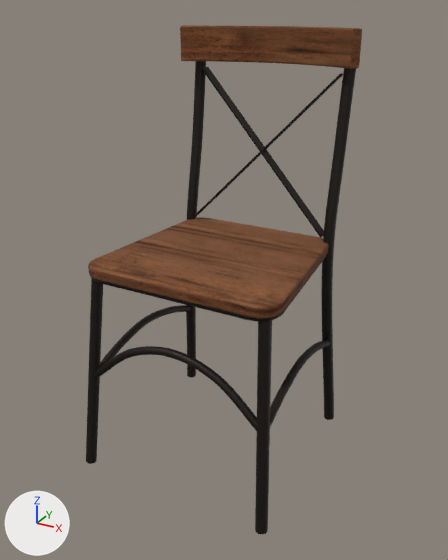
The glTF model models/chair-bistrot.glb, before and after one commit.
One viewpoint serves both versions: a 50 mm lens placed at (0.604, -1.091, 0.957), pointed at (0.012, -0.014, 0.419). Every picture has the same lights, and +X, +Y and +Z are marked at lower left. The picture after the commit comes second. Where no turn or scale is listed for an object, it has been applied to the vertices. Vertices at exactly the same position are counted once.
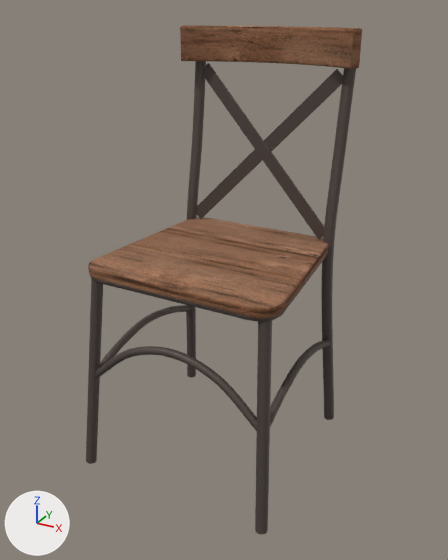
Changed parts and their boxes [x1, y1, x2, y2] in the pictures (448 x 560 px; the box of a moved part takes in the faces that stretch with it):
'Mesh_0', surface changed (lighter)
    both: [88, 25, 362, 319]
'Mesh_1', recoloured, reshaped
    both: [86, 61, 356, 534]
part 2 of me_mesh_1, moved or reshaped
    before: [195, 74, 340, 215]
    after: [196, 69, 337, 207]
part 3 of me_mesh_1, moved or reshaped
    before: [196, 74, 342, 216]
    after: [196, 69, 343, 219]
part 4 of me_mesh_1, moved or reshaped (mostly hidden afterwards)
    before: [198, 74, 343, 215]
    after: [220, 71, 340, 201]
part 5 of me_mesh_1, moved or reshaped
    before: [202, 67, 314, 228]
    after: [203, 63, 315, 234]
part 6 of me_mesh_1, moved or reshaped
    before: [203, 67, 324, 237]
    after: [208, 63, 324, 239]

What changed in the scene script:
```text
Change mat_recycled_elm:
    where n2 = _N.new('ShaderNodeMix'); n2.name = 'Mix'
    n2.inputs[7].default_value: (0.584, 0.292, 0.133, 1.0) -> (0.855, 0.578, 0.479, 1.0)  # 'B', orange #c99366 -> 'B', beige #eec8b8
Add mat_aged_iron_chair:
    mat_aged_iron_chair = principled_material('aged iron chair')
    mat_aged_iron_chair.base_color = (0.0953, 0.0723, 0.063)  # brown #574c47
    mat_aged_iron_chair.metallic = 0.35
    mat_aged_iron_chair.roughness = 0.6
Change me_mesh_0:
    where me_mesh_0.from_pydata(...)  # 1072 vertices, 2136 faces; spans x -0.215..0.215, y -0.228..0.228, z -0.233..0.233
    used by ob_mesh_0; location = (0.0, 0.017, 0.687)
    me_mesh_0 part 1: texture (UV) coordinates of 2136 of 2136 faces, centred in x -0.215..0.215, y -0.228..0.227, z -0.233..0.233, changed; they spanned u 7.04..7.72, v -8.86..-0.3 and now span u 2.83..7.94, v -1.17..0.83
Change me_mesh_1:
    where me_mesh_1.from_pydata(...)  # 12526 vertices, 24848 faces; spans x -0.23..0.23, y -0.242..0.242, z -0.437..0.437
    used by ob_mesh_1; location = (0.0, -0.003, 0.435)
    remove me_mesh_1.materials.append(mat_aged_iron)  # black #2b2521
    me_mesh_1 part 2: all 19 vertices in x 0.164..0.165, y 0.207..0.208, z 0.395..0.396 are moved by (-0.01, 0.007, 0.009)
    me_mesh_1 part 3: all 19 vertices in x 0.167..0.168, y 0.207..0.208, z 0.392..0.394 are moved by (0.008, 0.01, -0.009)
    me_mesh_1 part 4: all 19 vertices in x 0.164..0.165, y 0.228..0.229, z 0.392..0.394 are moved by (0.01, -0.007, -0.009)
    me_mesh_1 part 5: all 19 vertices in x -0.165..-0.164, y 0.207..0.208, z 0.395..0.396 are moved by (0.01, 0.007, 0.009)
    me_mesh_1 part 6: all 19 vertices in x 0.164..0.165, y 0.162..0.163, z 0.054..0.055 are moved by (0.01, 0.007, 0.009)
    add me_mesh_1.materials.append(mat_aged_iron_chair)  # brown #574c47
```
